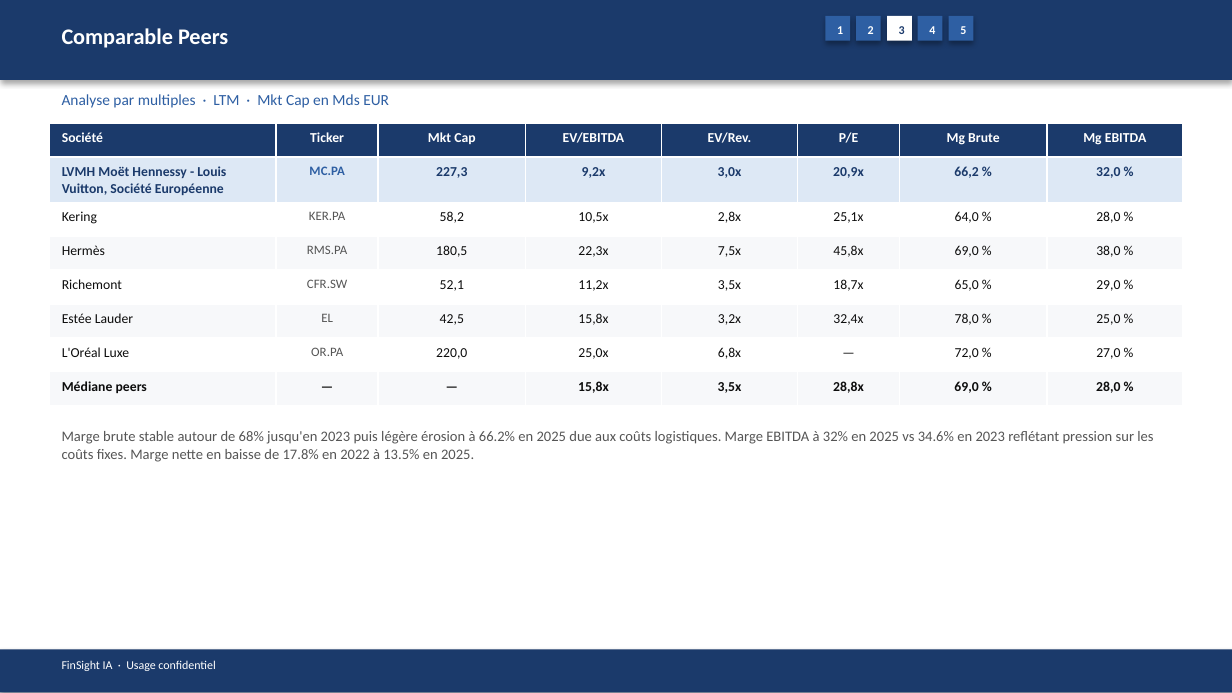
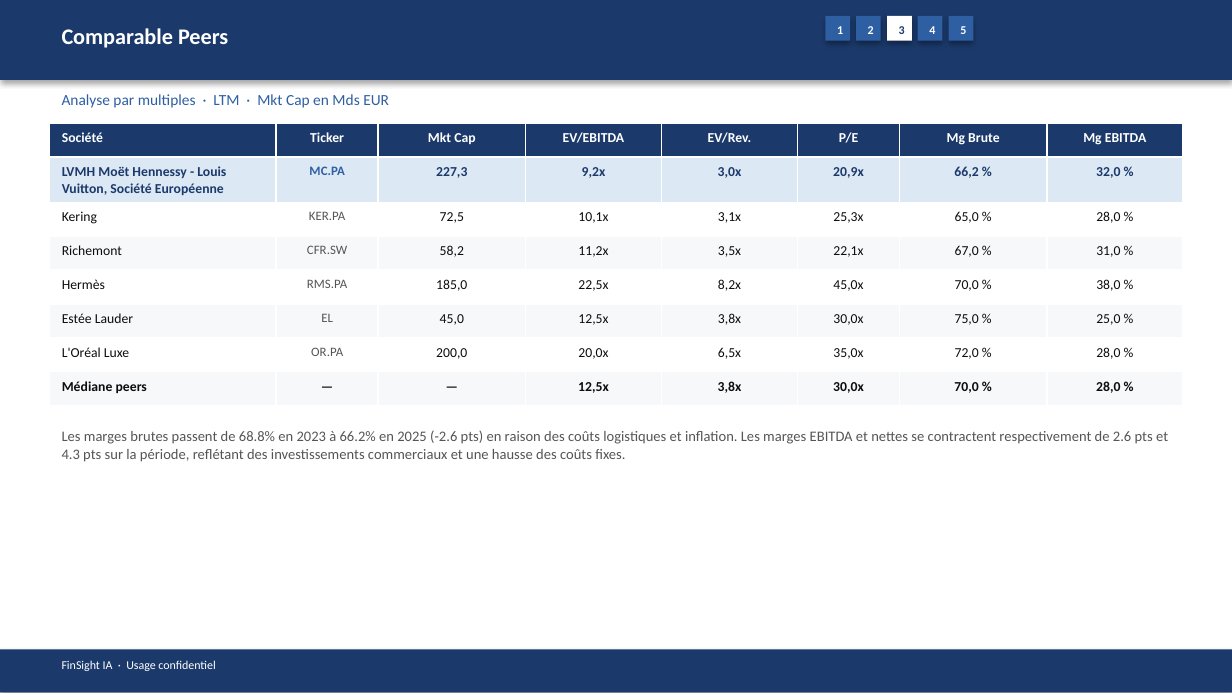
Before and after one commit to baptistejeh07-art/finsight-ia, a slide deck: slide 13 of preview/MC.PA/MC.PA_pitchbook.pptx. Drawn at 1232x693 pixels with LibreOffice and Linux fonts; fonts in the diff are those of the drawing. Boxes give left, top, right and bottom in pixels: in the first picture for what was removed or moved away, otherwise in the second. Text is boxed around its words. In the diff, an @@ line names an element or a change of style, - is before the commit and + after.

```diff
--- a/preview/MC.PA/MC.PA_pitchbook.pptx
+++ b/preview/MC.PA/MC.PA_pitchbook.pptx
@@ table at (x1=49, y1=123, x2=1183, y2=397) @@
-row 3: Kering | KER.PA | 58,2 | 10,5x | 2,8x | 25,1x | 64,0 % | 28,0 %
+row 3: Kering | KER.PA | 72,5 | 10,1x | 3,1x | 25,3x | 65,0 % | 28,0 %
-row 4: Hermès | RMS.PA | 180,5 | 22,3x | 7,5x | 45,8x | 69,0 % | 38,0 %
+row 4: Richemont | CFR.SW | 58,2 | 11,2x | 3,5x | 22,1x | 67,0 % | 31,0 %
-row 5: Richemont | CFR.SW | 52,1 | 11,2x | 3,5x | 18,7x | 65,0 % | 29,0 %
+row 5: Hermès | RMS.PA | 185,0 | 22,5x | 8,2x | 45,0x | 70,0 % | 38,0 %
-row 6: Estée Lauder | EL | 42,5 | 15,8x | 3,2x | 32,4x | 78,0 % | 25,0 %
+row 6: Estée Lauder | EL | 45,0 | 12,5x | 3,8x | 30,0x | 75,0 % | 25,0 %
-row 7: L'Oréal Luxe | OR.PA | 220,0 | 25,0x | 6,8x | — | 72,0 % | 27,0 %
+row 7: L'Oréal Luxe | OR.PA | 200,0 | 20,0x | 6,5x | 35,0x | 72,0 % | 28,0 %
-row 8: Médiane peers | — | — | 15,8x | 3,5x | 28,8x | 69,0 % | 28,0 %
+row 8: Médiane peers | — | — | 12,5x | 3,8x | 30,0x | 70,0 % | 28,0 %
@@ text at (x1=62, y1=430, x2=1168, y2=462): text changed @@
-Marge brute stable autour de 68% jusqu'en 2023 puis légère érosion à 66.2% en 2025 due aux coûts logistiques. Marge EBITDA à 32% en 2025 vs 34.6% en 2023 reflétant pression sur les coûts fixes. Marge nette en baisse de 17.8% en 2022 à 13.5% en 2025.
+Les marges brutes passent de 68.8% en 2023 à 66.2% en 2025 (-2.6 pts) en raison des coûts logistiques et inflation. Les marges EBITDA et nettes se contractent respectivement de 2.6 pts et 4.3 pts sur la période, reflétant des investissements commerciaux et une hausse des coûts fixes.
```
Also in this commit, not shown: 12 other slides changed, 3 other files.
